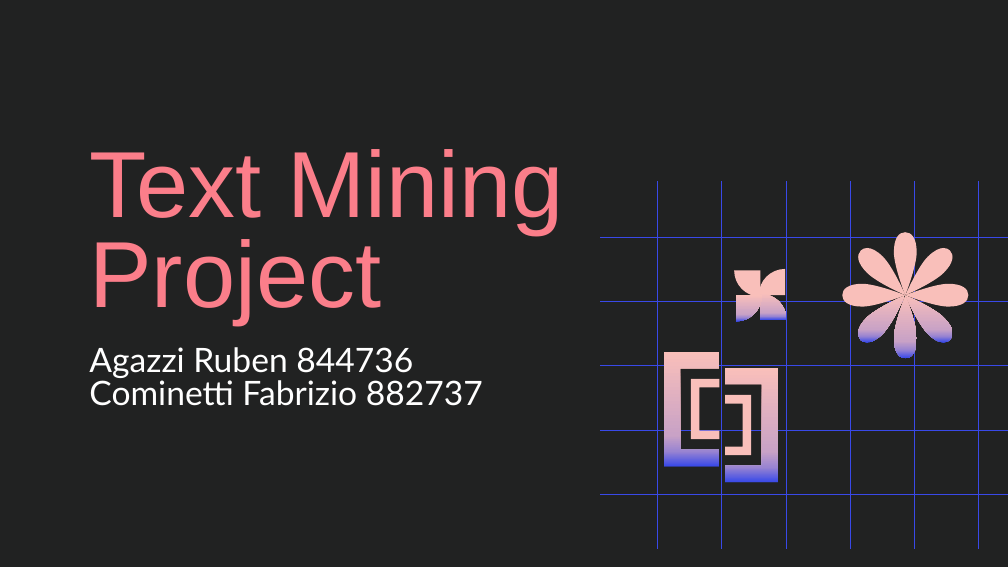
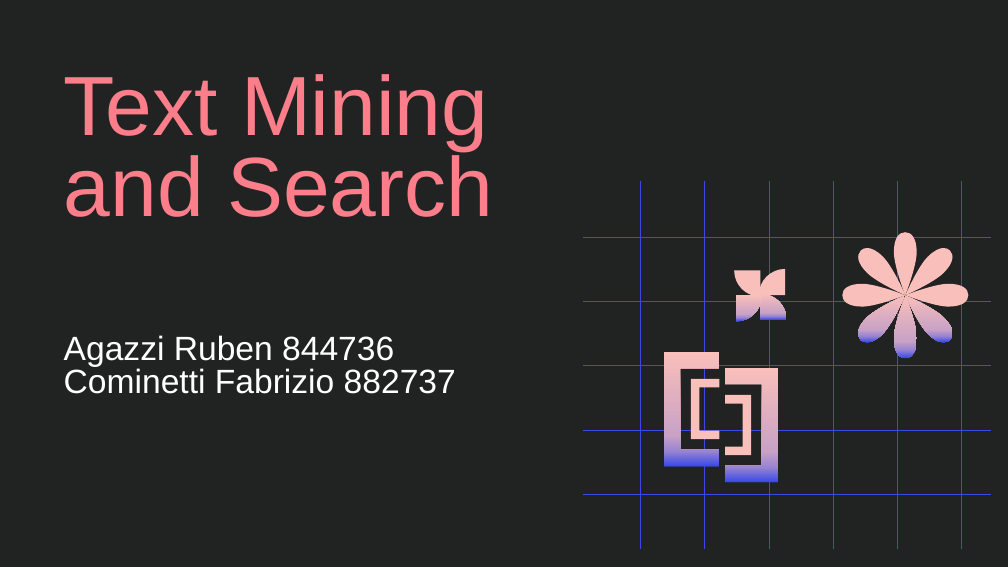
Before and after one commit to Blowdire/TextMiningProject, a slide deck: slide 1 of slideshow/TextMining-Slideshow.pptx. Drawn at 1008x567 pixels with LibreOffice and Linux fonts; fonts in the diff are those of the drawing. Boxes give left, top, right and bottom in pixels: in the first picture for what was removed or moved away, otherwise in the second. Text is boxed around its words. In the diff, an @@ line names an element or a change of style, - is before the commit and + after.

```diff
--- a/slideshow/TextMining-Slideshow.pptx
+++ b/slideshow/TextMining-Slideshow.pptx
@@ title at [64,74,493,217]: text changed; size 67 to 60 pt @@
-Text Mining
-Project
+Text Mining
+and Search
@@ text "Agazzi Ruben 844736": place and size @@
-text "Agazzi Ruben 844736" at [89,347,483,406]
+text "Agazzi Ruben 844736" at [64,335,456,394]
@@ text "Agazzi Ruben 844736" at [64,335,456,394]: font Lato to Arial @@
@@ 11 lines: place and size @@
-11 lines at [601,180,1008,548]
+11 lines at [584,180,991,548]
```
Also in this commit, not shown: 24 other slides changed, 5 slides removed, 8 other files.
